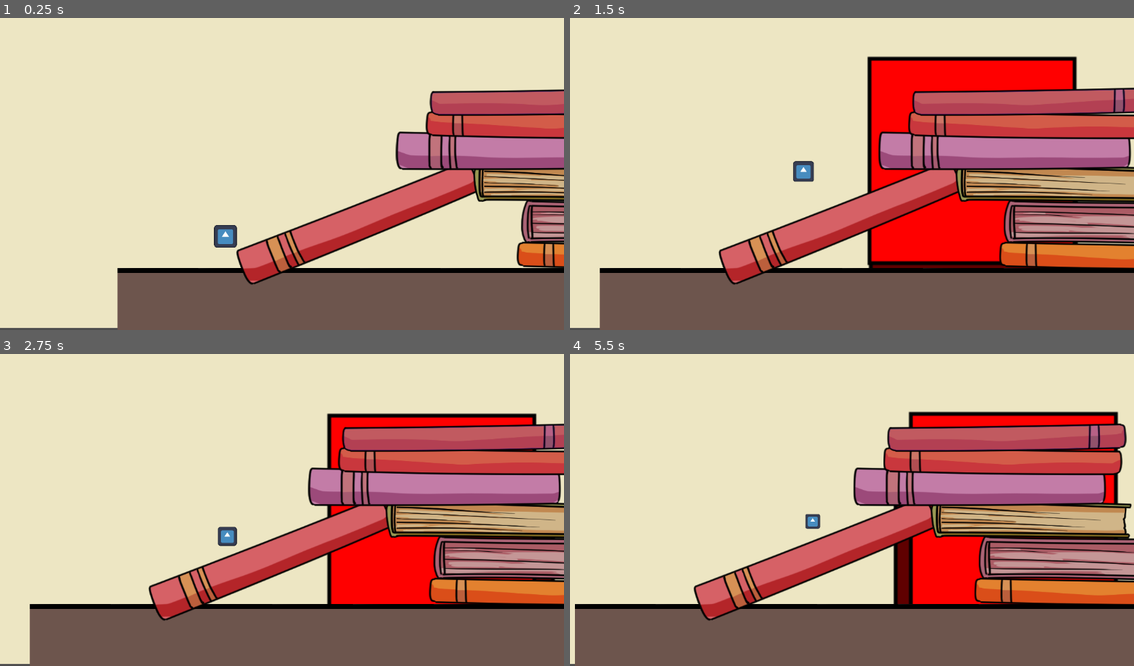
Above: before the commit, frames 1-4 (two rows, left to right).
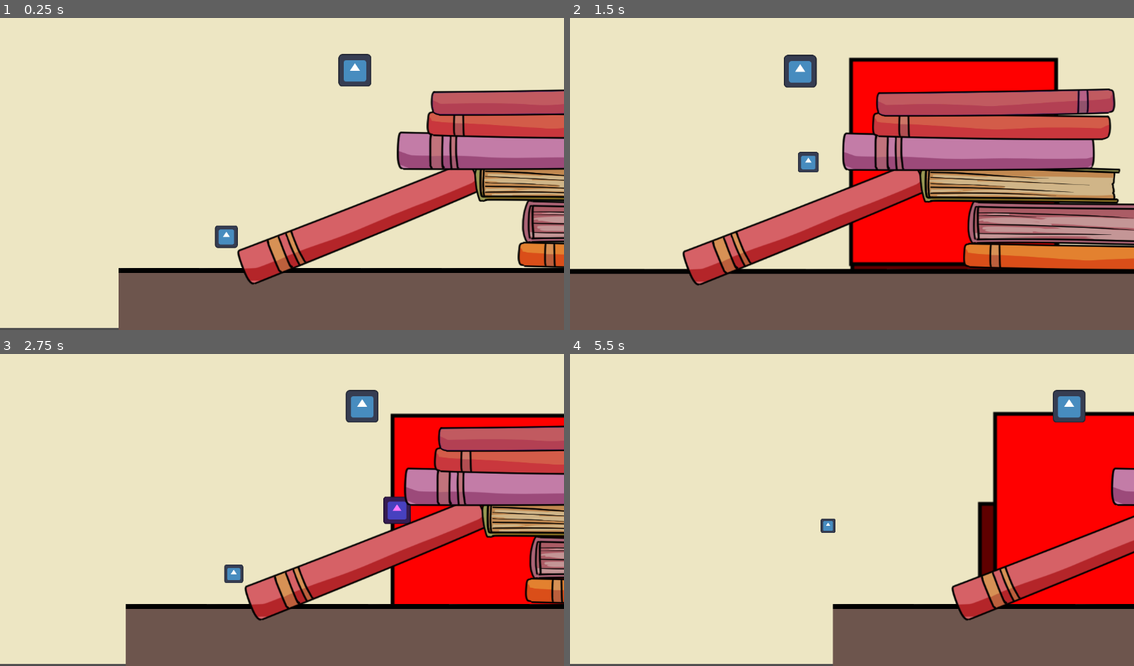
Above: after the commit, the same moments.

Repository: Rattle-Knight/Aliens-Stole-My-Benga-GMTKgamejam2024
Game: Godot game, scene res://levels/testlevel.tscn
Same seed, same stepped clock (60 frames per second), same inputs: the game is played once before the commit and once after it. This scene is started directly instead of the project's main scene. The engine's default icon, where the game draws it, is replaced by a stand-in: a white triangle on a blue panel in a dark square.
Inputs (mouse positions are in pixels of both pictures, inside the frame that each line leads up to):
- Up to frame 1 (0.25 s): no input
- Up to frame 2 (1.5 s): tap Enter (ui_accept) at 0.5, 0.77 s; move the mouse to (976, 155) at 0.52 s; hold Space (space) 0.53-1.28 s; hold D (right) from 0.53 s (still down); move the mouse to (739, 186) at 1.27 s; tap Space (space) at 1.35 s
- Up to frame 3 (2.75 s): tap Enter (ui_accept) at 1.52 s; move the mouse to (338, 438) at 2.02 s; release D (right) at 2.03 s; hold A (left) from 2.03 s (still down); hold Space (space) from 2.03 s (still down)
- Up to frame 4 (5.5 s): move the mouse to (823, 572) at 2.77 s; release A (left) at 2.78 s; release Space (space) at 2.78 s; hold D (right) 2.78-4.28 s; tap Space (space) at 2.85, 4.35 s; tap Enter (ui_accept) at 3.02, 3.77, 4.52 s; move the mouse to (1021, 556) at 3.52 s; hold Space (space) 3.53-4.28 s; move the mouse to (682, 460) at 4.27 s; hold A (left) 4.28-5.03 s; move the mouse to (880, 506) at 5.02 s; hold D (right) from 5.03 s (still down); hold Space (space) from 5.03 s (still down)

The runs differ from the first frame. In frame 1, 2.7% of the frame differs, in the area x 20-100%, y 11-100%; in frame 2, 24%; in frame 3, 28%; in frame 4, 40%, in the area x 0-100%, y 11-100%.

Commit message:
added bullet fix and others
made it so u also go fatser when smaller

Diff:
--- a/levels/objects/cap.tscn
+++ b/levels/objects/cap.tscn
@@ -23,7 +23,6 @@
 [node name="CollisionShape2D" type="CollisionShape2D" parent="Area2D"]
 position = Vector2(-283, -8.00001)
 rotation = -0.126909
-scale = Vector2(1, 1)
 shape = SubResource("RectangleShape2D_g2gxx")
 
 [node name="Area2D2" type="Area2D" parent="."]
--- a/levels/testlevel.tscn
+++ b/levels/testlevel.tscn
@@ -16,6 +16,7 @@
 [ext_resource type="PackedScene" uid="uid://bru3rxmkhndn0" path="res://levels/objects/book10.tscn" id="14_dwoqf"]
 [ext_resource type="PackedScene" uid="uid://dtt0eobudcvo4" path="res://levels/objects/cap.tscn" id="15_do041"]
 [ext_resource type="PackedScene" uid="uid://do3r2faib5rf6" path="res://levels/alien/alien.tscn" id="16_g2hbh"]
+[ext_resource type="PackedScene" uid="uid://30kyyd38tck" path="res://scenes/turret.tscn" id="17_wg2yt"]
 
 [sub_resource type="TileSetScenesCollectionSource" id="TileSetScenesCollectionSource_mfvo4"]
 scenes/1/scene = ExtResource("2_am88s")
@@ -93,3 +94,6 @@
 [node name="alien" parent="." instance=ExtResource("16_g2hbh")]
 position = Vector2(-247, 39)
 scale = Vector2(1.54, 1.54)
+
+[node name="turret" parent="." instance=ExtResource("17_wg2yt")]
+position = Vector2(-834, 122)
--- a/scenes/turret_bullets.tscn
+++ b/scenes/turret_bullets.tscn
@@ -1,9 +1,13 @@
-[gd_scene load_steps=3 format=3 uid="uid://bnkitg5dut2uv"]
+[gd_scene load_steps=4 format=3 uid="uid://bnkitg5dut2uv"]
 
 [ext_resource type="Script" path="res://scripts/turret_bullets.gd" id="1_adnxe"]
 [ext_resource type="Texture2D" uid="uid://b6f7fthk7vrvc" path="res://icon.svg" id="2_ry722"]
 
-[node name="bullets" type="Node2D"]
+[sub_resource type="RectangleShape2D" id="RectangleShape2D_gef8n"]
+size = Vector2(56, 56)
+
+[node name="bullets" type="Area2D"]
+collision_layer = 0
 script = ExtResource("1_adnxe")
 
 [node name="Sprite2D" type="Sprite2D" parent="."]
@@ -12,6 +16,6 @@
 scale = Vector2(0.4375, 0.4375)
 texture = ExtResource("2_ry722")
 
-[node name="VisibleOnScreenNotifier2D" type="VisibleOnScreenNotifier2D" parent="."]
-
-[connection signal="screen_exited" from="VisibleOnScreenNotifier2D" to="." method="_on_screen_exited"]
+[node name="CollisionShape2D" type="CollisionShape2D" parent="."]
+position = Vector2(1, -1)
+shape = SubResource("RectangleShape2D_gef8n")
--- a/scripts/player.gd
+++ b/scripts/player.gd
@@ -1,6 +1,7 @@
 extends CharacterBody2D
 
 @export var speed = 250
+@export var maxspeed = 2000
 @export var jump_power = -750
 @export var gravity = 1000
 @export var fall_gravity = 10000
@@ -10,7 +11,7 @@
 const friction = 70
 
 var climbable = false
-var shrinking = true
+@export var shrinking = true
 
 func _ready():
 	change_size()
@@ -75,12 +76,15 @@
 
 func change_size():
 	var tween = create_tween()
+	var tweenspeed = create_tween()
 	if shrinking:
-		tween.tween_property(sprite_2d, "scale", Vector2(0,0), timer)
+		tween.tween_property(self, "scale", Vector2(0,0), timer)
+		tweenspeed.tween_property(self, "speed",maxspeed, timer)
 		tween.connect("finished", on_tween_finished)
 
 func on_tween_finished():
-	GameOver.game_over()
+	print("died")
+	#GameOver.game_over()
 
 func play_animation():
 	pass
--- a/scripts/turret.gd
+++ b/scripts/turret.gd
@@ -7,15 +7,16 @@
 var player
 func _ready():
 	player = get_parent().find_child("player")
+	timer.start()
 
-func _physics_process(delta):
+func _process(delta):
 	_aim()
 	#_check_player_collision()
 
 func _aim():
 	ray_cast.target_position = to_local(player.position)
-	timer.start(2)
-	other_timer()
+	await timer.timeout
+	_shoot()
 
 #func _check_player_collision():
 	#if ray_cast.get_collider() == player and timer.is_stopped():
@@ -29,7 +30,7 @@
 	#_shoot()
 
 func _on_timer_timeout():
-	print("timer")
+	print("bang")
 	_shoot()
 
 func _shoot():
--- a/scripts/turret_bullets.gd
+++ b/scripts/turret_bullets.gd
@@ -3,8 +3,18 @@
 var direction : Vector2 = Vector2.RIGHT
 var speed: float = 300
 
+@onready var player = get_tree().get_first_node_in_group("player")
+@export var shrinkdur = 0.5
+
+
 func _physics_process(delta):
 	position += direction * speed * delta
+	if position.x > get_viewport().size.x or position.y > get_viewport().size.y:
+		queue_free()
 
-func _on_screen_exited():
-	queue_free()
+
+
+func _on_area_2d_body_entered(body):
+	if body == player:
+		var tween = create_tween()
+		tween.tween_property(player, "scale", player.scale - Vector2(30,30) , shrinkdur)
Not shown: 1 places in levels/testlevel.tscn that only renumber resources
